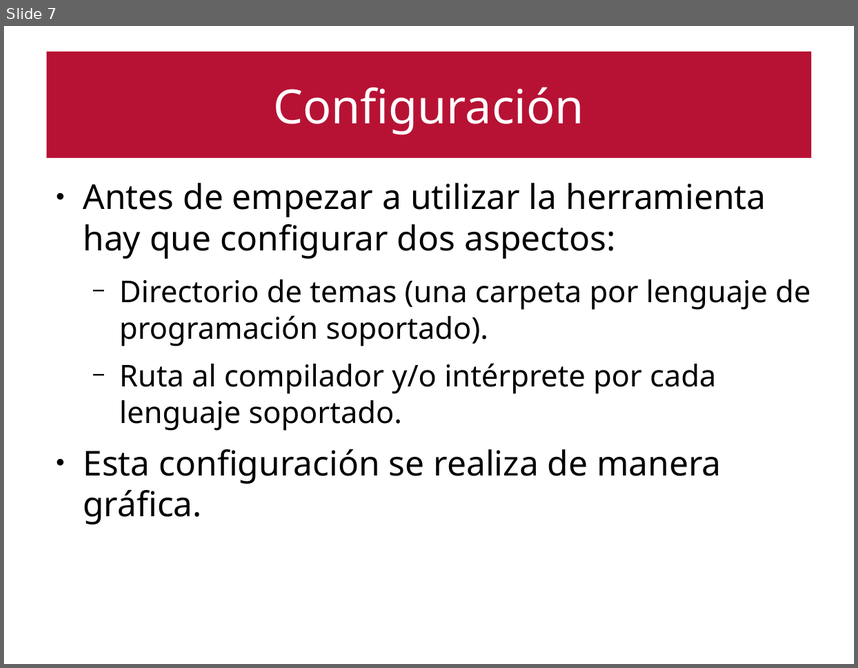
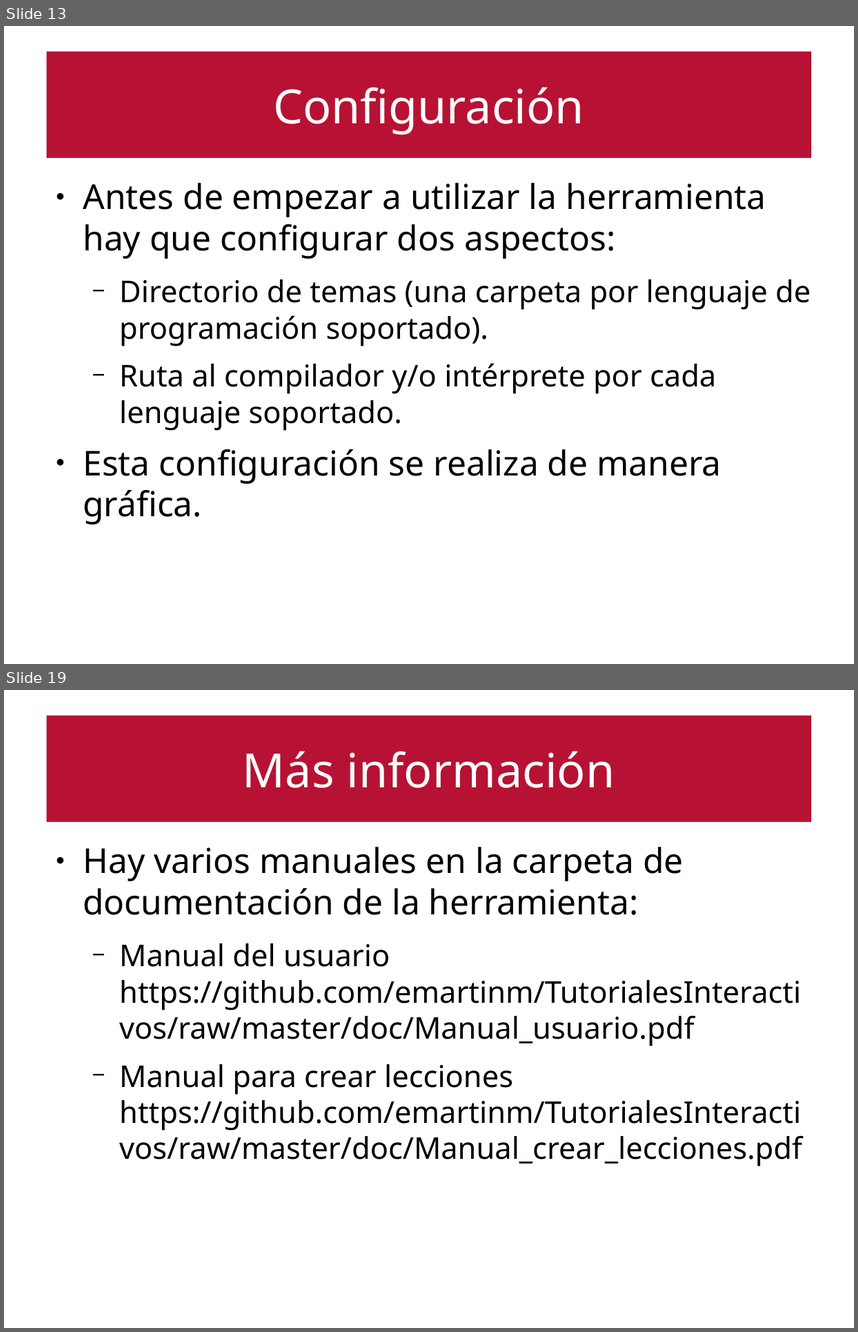
Before and after one commit to emartinm/TutorialesInteractivos, a slide deck: doc/Taller_FDI_2017.odp. Shown one above the other, each under a label of ours: slide 7 before the commit, slides 13 and 19 after it; the slides between them are not shown. The pictures are 858x668 and 858x1332 pixels, drawn with LibreOffice and Linux fonts; fonts in the diff are those of the drawing. Boxes give left, top, right and bottom in pixels: in the first picture for what was removed or moved away, otherwise in the second. Text is boxed around its words. In the diff, an @@ line names an element or a change of style, - is before the commit and + after.

```diff
--- a/doc/Taller_FDI_2017.odp
+++ b/doc/Taller_FDI_2017.odp
@@ slide 19 added at [4, 690, 854, 1328], background #FFFFFF @@
@@ title added at [46, 716, 812, 822], fill #B71234, 44 pt, text #FFFFFF @@
+Más información
@@ text added at [83, 847, 802, 1166], 28 pt, text #000000 @@
+● Hay varios manuales en la carpeta de documentación de la herramienta:
+  − Manual del usuario
+    https://github.com/emartinm/TutorialesInteractivos/raw/master/doc/Manual_usuario.pdf
+  − Manual para crear lecciones
+    https://github.com/emartinm/TutorialesInteractivos/raw/master/doc/Manual_crear_lecciones.pdf
@@ what was slide 7 is now slide 13 @@
```
Also in this commit, not shown: 5 slides changed, 12 other slides added, 3 slides removed.
